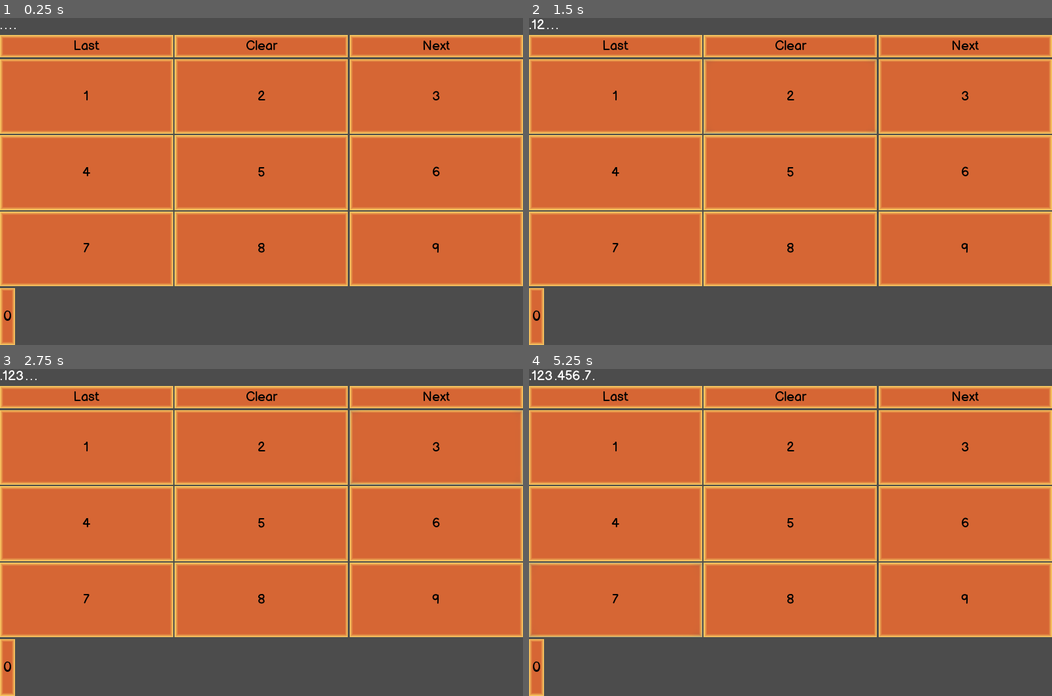
Above: before the commit, frames 1-4 (two rows, left to right).
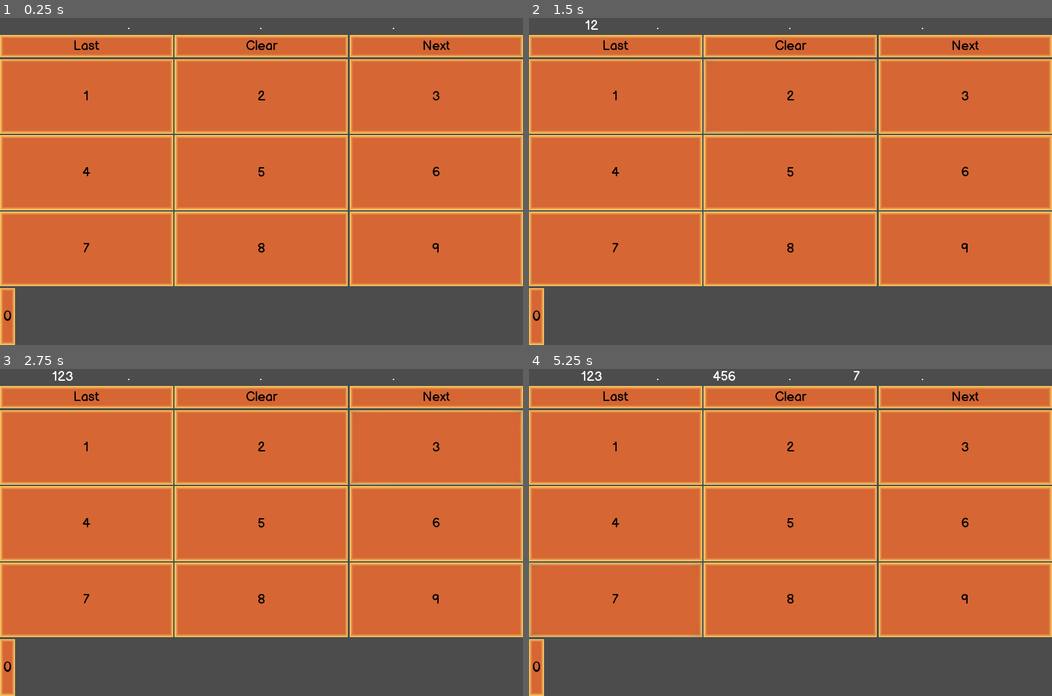
Above: after the commit, the same moments.

Repository: RaccoonHandsProductions/CanningSeason
Game: Godot game, scene res://UI/IPEntryControl.tscn
Same seed, same stepped clock (60 frames per second), same inputs: the game is played once before the commit and once after it. This scene is started directly instead of the project's main scene.
Inputs:
- Up to frame 1 (0.25 s): no input
- Up to frame 2 (1.5 s): click "1" at 0.5 s; click "2" at 1.25 s
- Up to frame 3 (2.75 s): click "3" at 2 s
- Up to frame 4 (5.25 s): click "4" at 2.75 s; click "5" at 3.5 s; click "6" at 4.25 s; click "7" at 5 s

The runs differ from the first frame. In frame 1, less than 0.1% of the frame differs, in the area x 0-76%, y 3-4%; in frame 2, less than 0.1%; in frame 3, 0.1%; in frame 4, 0.3%, in the area x 0-76%, y 0-4%.

Commit message:
Added some level of ip validation, and fixed the bug we were having earlier. the bug i am refering to was not taking the correct number of values.

Diff:
--- a/project/UI/IPEntryControl.tscn
+++ b/project/UI/IPEntryControl.tscn
@@ -14,9 +14,6 @@
 anchor_bottom = 1.0
 theme = ExtResource( 3 )
 script = ExtResource( 1 )
-__meta__ = {
-"_edit_use_anchors_": false
-}
 
 [node name="VBoxContainer" type="VBoxContainer" parent="."]
 anchor_right = 1.0
@@ -30,6 +27,7 @@
 anchor_bottom = 0.0
 margin_right = 1280.0
 margin_bottom = 39.0
+alignment = 1
 
 [node name="HBoxContainer2" type="HBoxContainer" parent="VBoxContainer"]
 margin_top = 43.0
--- a/project/UI/OctetDisplay.gd
+++ b/project/UI/OctetDisplay.gd
@@ -3,8 +3,11 @@
 
 
 var current_section : Label
+var ip_octet : String
+var ip_array = []
 var current_text_index := -1
 var current_section_index := 0
+var current_index := 0
 
 onready var octet_array = [$OctetSection0, $OctetSection1,
 $OctetSection2, $OctetSection3]
@@ -12,21 +15,37 @@
 func _ready():
 	current_section = octet_array[0]
 
+func on_ip_complete(ip_array : Array):
+	for octet in ip_array:
+		var octet_num = int(octet)
+		if octet_num < 0 or octet_num > 255:
+			assert(false, "your IP does not exist")
+		else:
+			print(ip_array)
+
 func on_number_Button_pressed(num:int):
-	print( str( num ) )
-
+	ip_octet += str(num)
 	current_text_index += 1
 	match current_text_index:
 		0:
 			current_section.text += str(num)
+			current_index += 1
 		1:
 			current_section.text += str(num)
+			current_index += 1
 		2:
 			current_section.text += str(num)
+			current_index += 1
 			current_text_index = -1
-			current_section_index += 1
+			ip_array.append(ip_octet)
+			if current_index < 12:
+				current_section_index += 1
+				ip_octet = ""
+			elif current_index == 12:
+				on_ip_complete(ip_array)
+				return ip_array
 
-	if current_section_index >= 4:
+	if current_section_index > 3:
 		assert(false, "next section is out of bounds")
 	else:
 		current_section = octet_array[current_section_index]
--- a/project/UI/OctetDisplay.tscn
+++ b/project/UI/OctetDisplay.tscn
@@ -1,42 +1,66 @@
-[gd_scene load_steps=2 format=2]
+[gd_scene load_steps=3 format=2]
 
 [ext_resource path="res://UI/OctetDisplay.gd" type="Script" id=1]
+[ext_resource path="res://MenuStyle.tres" type="Theme" id=2]
 
 [node name="OctetDisplay" type="HBoxContainer"]
 anchor_right = 1.0
 anchor_bottom = 1.0
 script = ExtResource( 1 )
-__meta__ = {
-"_edit_use_anchors_": false
-}
 
 [node name="OctetSection0" type="Label" parent="."]
+margin_right = 311.0
+margin_bottom = 800.0
+size_flags_horizontal = 3
+size_flags_vertical = 3
+theme = ExtResource( 2 )
+align = 1
+valign = 1
+
+[node name="Separator" type="Label" parent="."]
+margin_left = 315.0
 margin_top = 393.0
-margin_right = 4.0
+margin_right = 319.0
 margin_bottom = 407.0
 text = "."
-valign = 2
 
 [node name="OctetSection1" type="Label" parent="."]
-margin_left = 8.0
+margin_left = 323.0
+margin_right = 634.0
+margin_bottom = 800.0
+size_flags_horizontal = 3
+size_flags_vertical = 3
+align = 1
+valign = 1
+
+[node name="Separator2" type="Label" parent="."]
+margin_left = 638.0
 margin_top = 393.0
-margin_right = 12.0
+margin_right = 642.0
 margin_bottom = 407.0
 text = "."
-valign = 2
 
 [node name="OctetSection2" type="Label" parent="."]
-margin_left = 16.0
+margin_left = 646.0
+margin_right = 957.0
+margin_bottom = 800.0
+size_flags_horizontal = 3
+size_flags_vertical = 3
+align = 1
+valign = 1
+
+[node name="Separator3" type="Label" parent="."]
+margin_left = 961.0
 margin_top = 393.0
-margin_right = 20.0
+margin_right = 965.0
 margin_bottom = 407.0
 text = "."
-valign = 2
 
 [node name="OctetSection3" type="Label" parent="."]
-margin_left = 24.0
-margin_top = 393.0
-margin_right = 28.0
-margin_bottom = 407.0
-text = "."
-valign = 2
+margin_left = 969.0
+margin_right = 1280.0
+margin_bottom = 800.0
+size_flags_horizontal = 3
+size_flags_vertical = 3
+align = 1
+valign = 1
